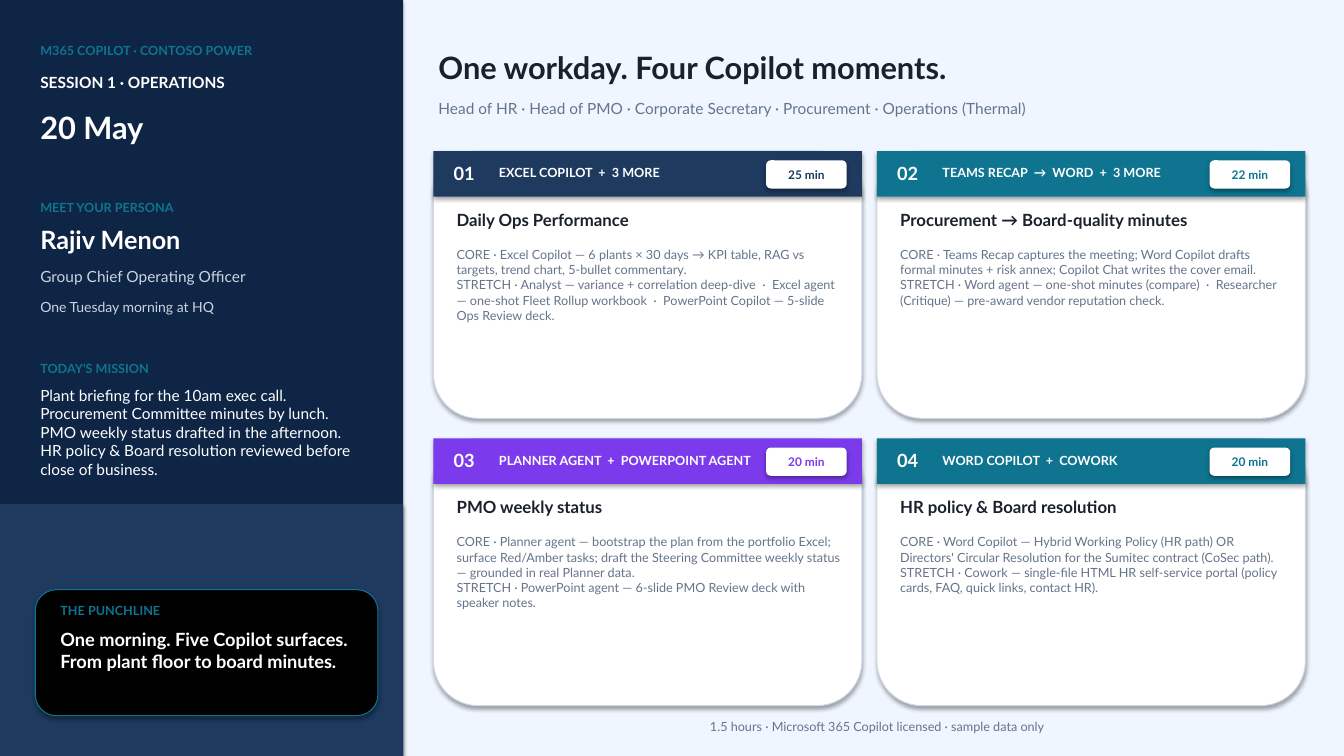
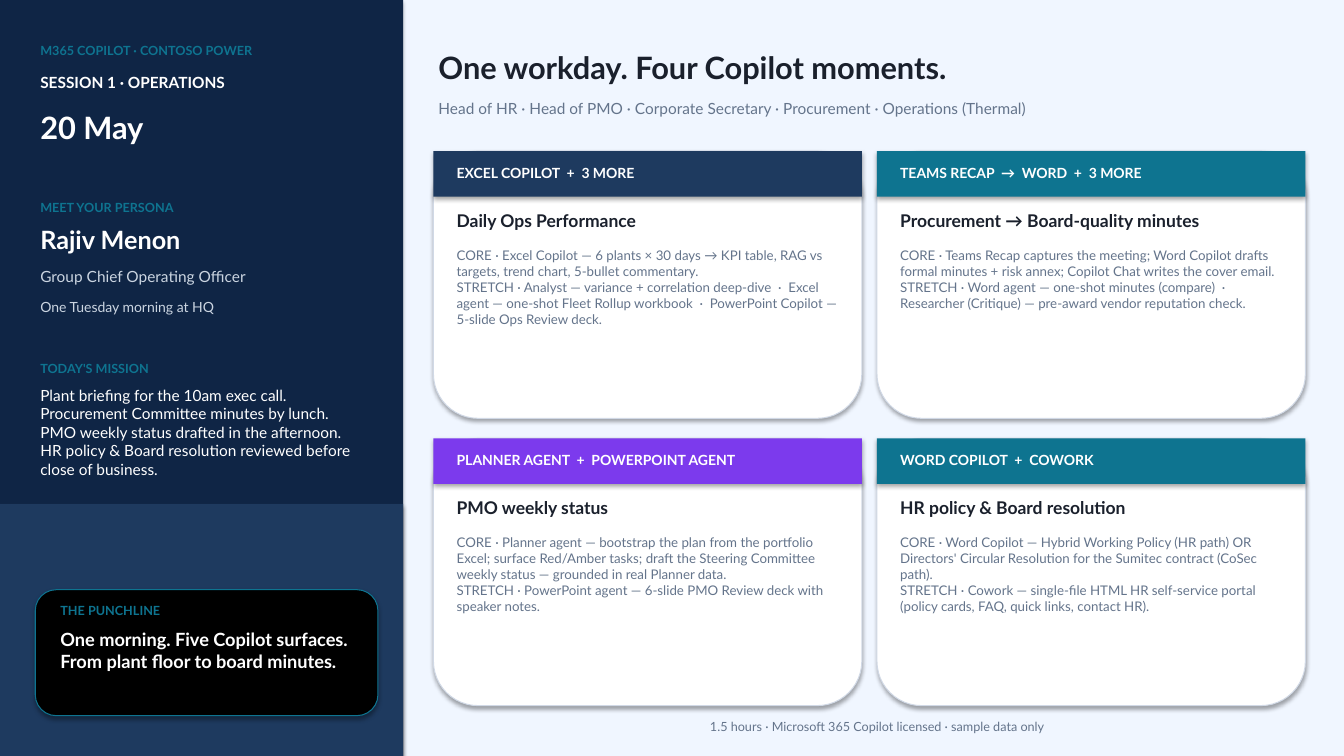
Before and after one commit to steffiyappy/contoso-power-copilot-immersion, a slide deck: slide 1 of Contoso Power Story - 20 May (Operations).pptx. Drawn at 1344x756 pixels with LibreOffice and Linux fonts; fonts in the diff are those of the drawing. Boxes give left, top, right and bottom in pixels: in the first picture for what was removed or moved away, otherwise in the second. Text is boxed around its words. In the diff, an @@ line names an element or a change of style, - is before the commit and + after.

```diff
--- a/Contoso Power Story - 20 May (Operations).pptx
+++ b/Contoso Power Story - 20 May (Operations).pptx
@@ text "EXCEL COPILOT + 3 MORE": place and size @@
-text "EXCEL COPILOT + 3 MORE" at [499,167,659,177]
+text "EXCEL COPILOT + 3 MORE" at [457,167,634,178]
@@ text removed at [454,166,475,180] @@
-01
@@ rounded rectangle removed at [766,160,847,189] @@
@@ text removed at [788,170,825,179] @@
-25 min
@@ size 9 to 10 pt in 4 elements at [457,454,736,465], [900,454,1093,465], [457,167,634,178], [900,167,1141,178] @@
@@ text "TEAMS RECAP → WORD + ...": place and size @@
-text "TEAMS RECAP → WORD + ..." at [942,167,1160,177]
+text "TEAMS RECAP → WORD + ..." at [900,167,1141,178]
@@ text removed at [897,166,918,180] @@
-02
@@ rounded rectangle removed at [1210,160,1291,189] @@
@@ text removed at [1232,170,1268,179] @@
-22 min
@@ text "PLANNER AGENT + POWERPOINT AGENT": place and size @@
-text "PLANNER AGENT + POWERPOINT AGENT" at [499,456,751,465]
+text "PLANNER AGENT + POWERPOINT AGENT" at [457,454,736,465]
@@ rounded rectangle removed at [766,448,847,476] @@
@@ text "WORD COPILOT + COWORK": place and size @@
-text "WORD COPILOT + COWORK" at [942,455,1117,465]
+text "WORD COPILOT + COWORK" at [900,454,1093,465]
@@ rounded rectangle removed at [1210,448,1291,476] @@
@@ text removed at [454,453,475,467] @@
-03
@@ text removed at [788,457,825,466] @@
-20 min
@@ text removed at [897,453,918,467] @@
-04
@@ text removed at [1232,457,1268,466] @@
-20 min
@@ size 12 to 12.5 pt in 4 elements at [457,214,636,230], [900,214,1199,230], [457,501,608,517], [900,501,1126,517] @@
@@ size 9 to 9.5 pt in 4 elements at [457,250,823,326], [900,250,1275,311], [457,537,824,613], [900,537,1257,613] @@
```
Also in this commit, not shown: 2 other files.
